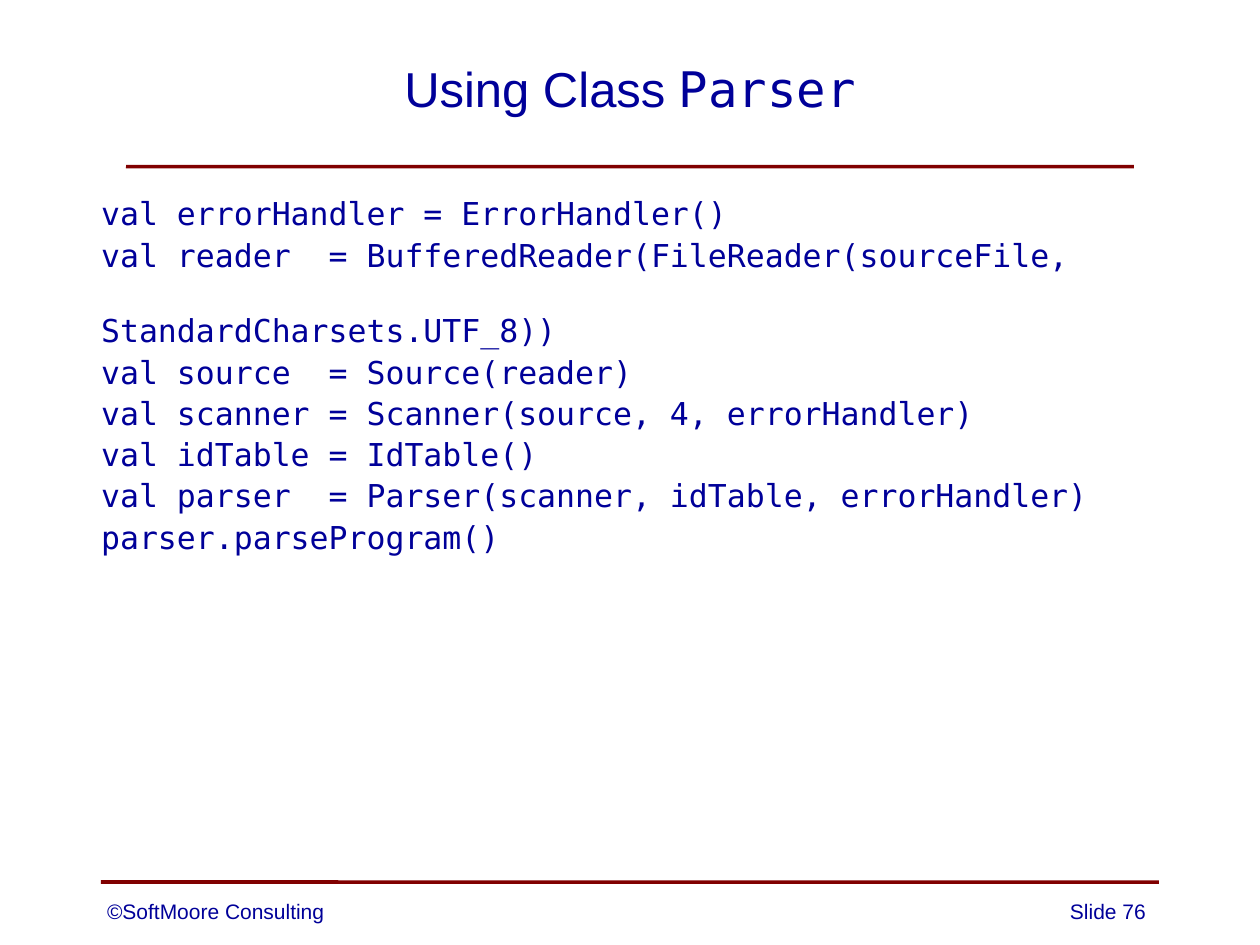
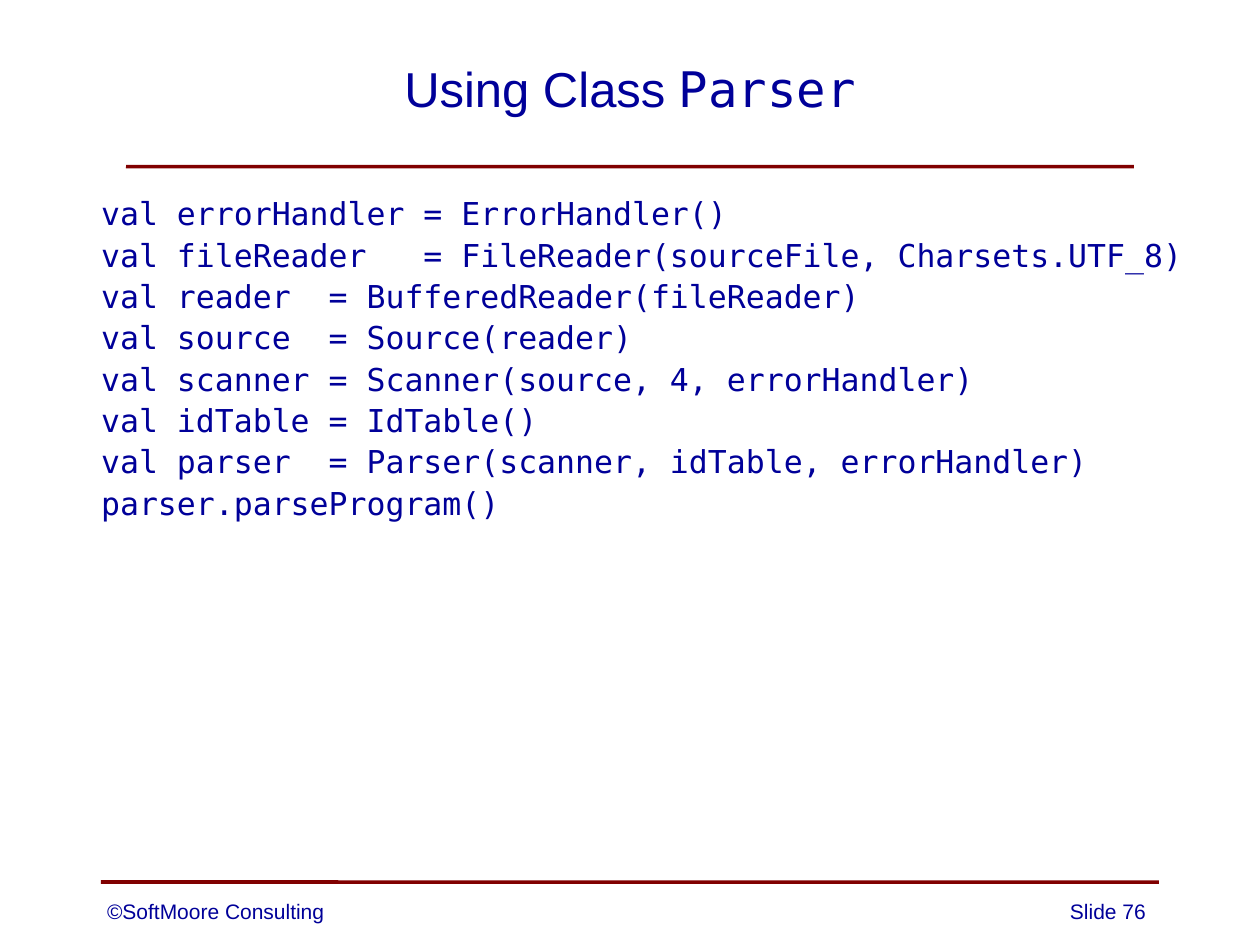
Before and after one commit to SoftMoore/CPRL-Kt-2nd, a slide deck: slide 76 of PowerPoints/06 - Syntax Analysis.pptx. Drawn at 1260x945 pixels with LibreOffice and Linux fonts; fonts in the diff are those of the drawing. Boxes give left, top, right and bottom in pixels: in the first picture for what was removed or moved away, otherwise in the second. Text is boxed around its words. In the diff, an @@ line names an element or a change of style, - is before the commit and + after.

```diff
--- a/PowerPoints/06 - Syntax Analysis.pptx
+++ b/PowerPoints/06 - Syntax Analysis.pptx
@@ text at [101,243,1182,312]: text changed @@
-val reader = BufferedReader(FileReader(sourceFile,
-StandardCharsets.UTF_8))
+val fileReader = FileReader(sourceFile, Charsets.UTF_8)
+val reader = BufferedReader(fileReader)
```
Also in this commit, not shown: 11 other slides changed, 9 other files.
